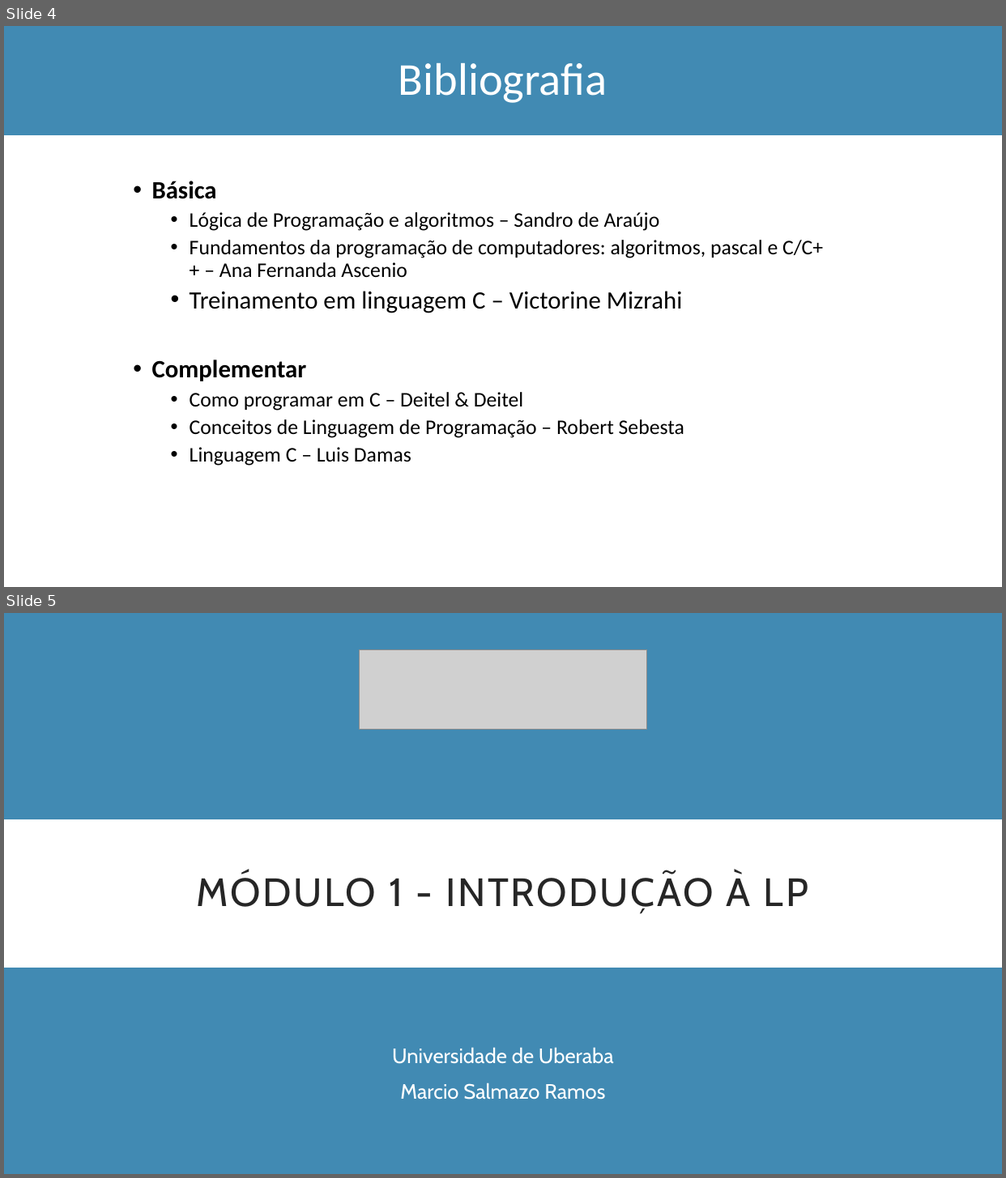
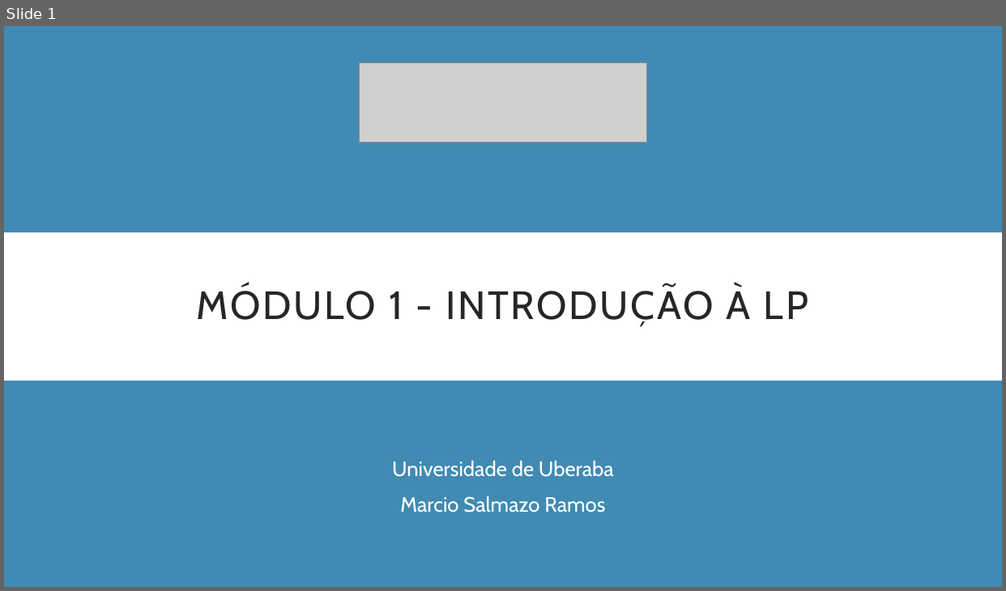
Before and after one commit to Marcio-Salmazo/Aulas, a slide deck: UNIUBE-LP/Teoria_LP.pptx. Shown one above the other, each under a label of ours: slides 4 and 5 before the commit, slide 1 after it. The pictures are 1006x1178 and 1006x591 pixels, drawn with LibreOffice and Linux fonts; fonts in the diff are those of the drawing; grey boxes stand for pictures. Boxes give left, top, right and bottom in pixels: in the first picture for what was removed or moved away, otherwise in the second. Text is boxed around its words. In the diff, an @@ line names an element or a change of style, - is before the commit and + after.

```diff
--- a/UNIUBE-LP/Teoria_LP.pptx
+++ b/UNIUBE-LP/Teoria_LP.pptx
@@ slide 4 removed at [4,26,1002,587], background #FFFFFF @@
@@ rectangle removed at [4,26,1002,135] @@
@@ title removed at [398,63,607,103] @@
-Bibliografia
@@ text removed at [152,181,823,466] @@
-• Básica
-  • Lógica de Programação e algoritmos – Sandro de Araújo
-  • Fundamentos da programação de computadores: algoritmos, pascal e C/C++ – Ana Fernanda Ascenio
-  • Treinamento em linguagem C – Victorine Mizrahi
-• Complementar
-  • Como programar em C – Deitel & Deitel
-  • Conceitos de Linguagem de Programação – Robert Sebesta
-  • Linguagem C – Luis Damas
@@ what was slide 5 is now slide 1 @@
```
Also in this commit, not shown: 3 other slides removed, 4 other files.
